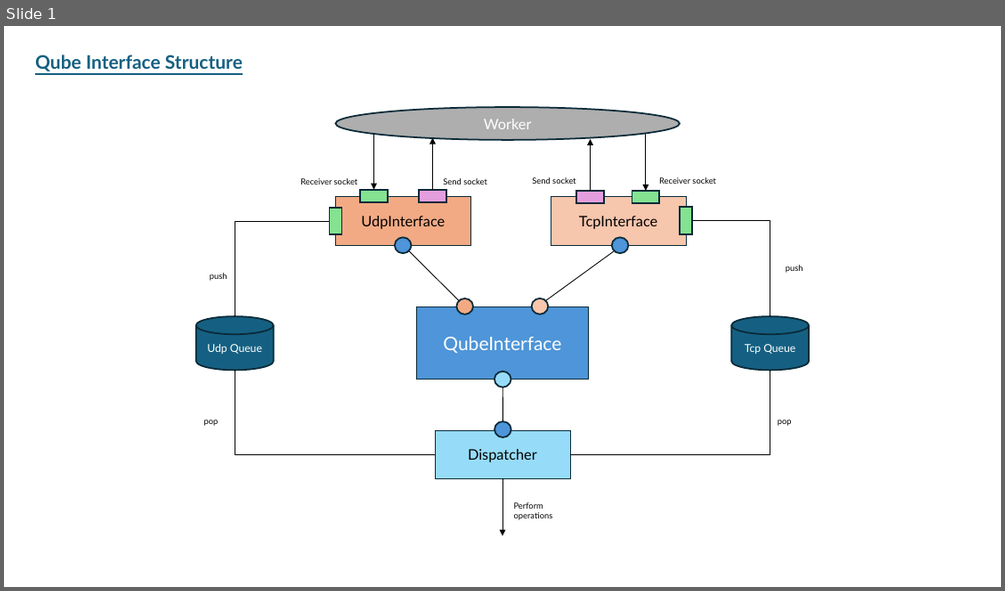
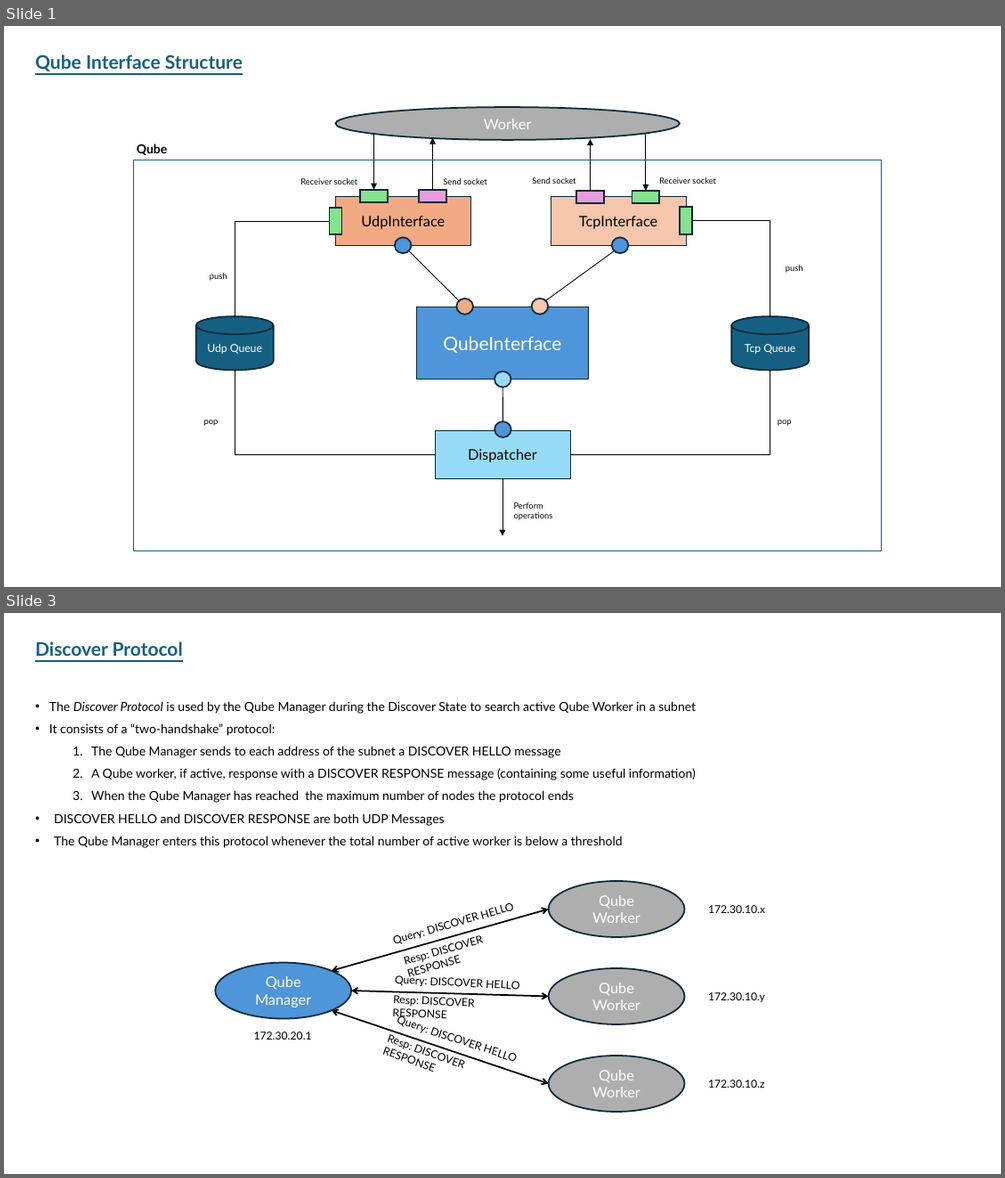
Before and after one commit to lmriccardo/disqube, a slide deck: doc/diagrams.pptx. Shown one above the other, each under a label of ours: slide 1 before the commit, slides 1 and 3 after it; the slides between them are not shown. The pictures are 1005x591 and 1005x1178 pixels, drawn with LibreOffice and Linux fonts; fonts in the diff are those of the drawing. Boxes give left, top, right and bottom in pixels: in the first picture for what was removed or moved away, otherwise in the second. Text is boxed around its words. In the diff, an @@ line names an element or a change of style, - is before the commit and + after.

Commit message:
feat: :construction: Adding code to the Qube Interface and Qube class
Adding new code for the init and the discover state. Added another way for handling diagnostic check error results

```diff
--- a/doc/diagrams.pptx
+++ b/doc/diagrams.pptx
@@ slide 3 added at (4, 613, 1001, 1174), background #FFFFFF @@
@@ text added at (35, 641, 183, 656), 18 pt, text #156082, bold, underline @@
+Discover Protocol
@@ text added at (49, 701, 696, 848), 12 pt, text #000000 @@
+• The Discover Protocol is used by the Qube Manager during the Discover State to search active Qube Worker in a subnet
+• It consists of a “two-handshake” protocol:
+  1. The Qube Manager sends to each address of the subnet a DISCOVER HELLO message
+  2. A Qube worker, if active, response with a DISCOVER RESPONSE message (containing some useful information)
+  3. When the Qube Manager has reached the maximum number of nodes the protocol ends
+• DISCOVER HELLO and DISCOVER RESPONSE are both UDP Messages
+• The Qube Manager enters this protocol whenever the total number of active worker is below a threshold
@@ text added at (317, 769, 444, 778), 10.5 pt, text #000000 @@
+Resp: DISCOVER RESPONSE
@@ text added at (54, 814, 157, 823), 10.5 pt, text #000000 @@
+Query: DISCOVER HELLO
@@ ellipse added at (549, 881, 685, 937), fill #AEAEAE, outline #092A39 1.5 pt, 14 pt, text #FFFFFF @@
+Qube Worker
@@ text added at (708, 905, 765, 913), 10.5 pt, text #000000 @@
+172.30.10.x
@@ double arrow added from (332, 971) to (549, 909), #000000 1.5 pt @@
@@ text added at (405, 953, 428, 967), 10.5 pt, text #000000 @@
+Resp: DISCOVER RESPONSE
@@ ellipse added at (215, 962, 351, 1018), fill #4E95D9, outline #092A39 1.5 pt, 14 pt, text #FFFFFF @@
+Qube Manager
@@ text added at (395, 973, 519, 989), 10.5 pt, text #000000 @@
+Query: DISCOVER HELLO
@@ ellipse added at (549, 968, 685, 1024), fill #AEAEAE, outline #092A39 1.5 pt, 14 pt, text #FFFFFF @@
+Qube Worker
@@ double arrow added from (332, 1010) to (549, 1083), #000000 1.5 pt @@
@@ double arrow added from (351, 990) to (549, 996), #000000 1.5 pt @@
@@ text added at (388, 1007, 528, 1071), 10.5 pt, text #000000 @@
+Query: DISCOVER HELLO
@@ text added at (392, 995, 475, 1021), 10.5 pt, text #000000 @@
+Resp: DISCOVER RESPONSE
@@ text added at (708, 992, 765, 1002), 10.5 pt, text #000000 @@
+172.30.10.y
@@ text added at (254, 1031, 312, 1039), 10.5 pt, text #000000 @@
+172.30.20.1
@@ ellipse added at (549, 1055, 685, 1111), fill #AEAEAE, outline #092A39 1.5 pt, 14 pt, text #FFFFFF @@
+Qube Worker
@@ text added at (708, 1079, 765, 1087), 10.5 pt, text #000000 @@
+172.30.10.z
@@ slide 1 changed as well @@
@@ text added at (137, 143, 167, 155), 12 pt, text #000000, bold @@
+Qube
@@ rectangle added at (133, 160, 882, 551), outline #156082 0.75 pt @@
```
Also in this commit, not shown: 1 other slide changed, 11 other files.
